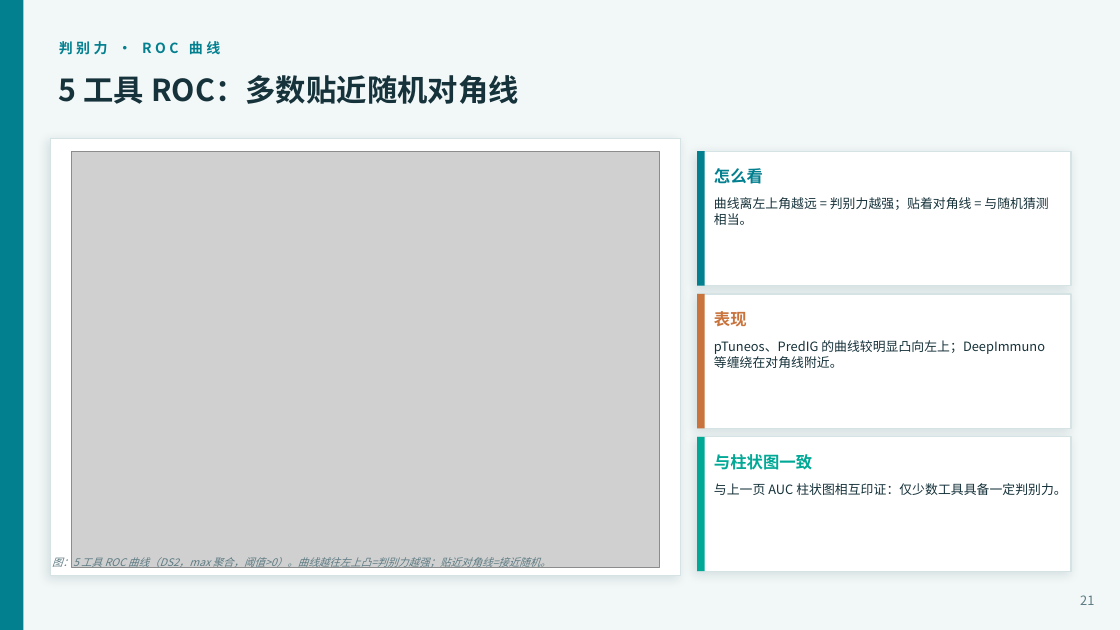
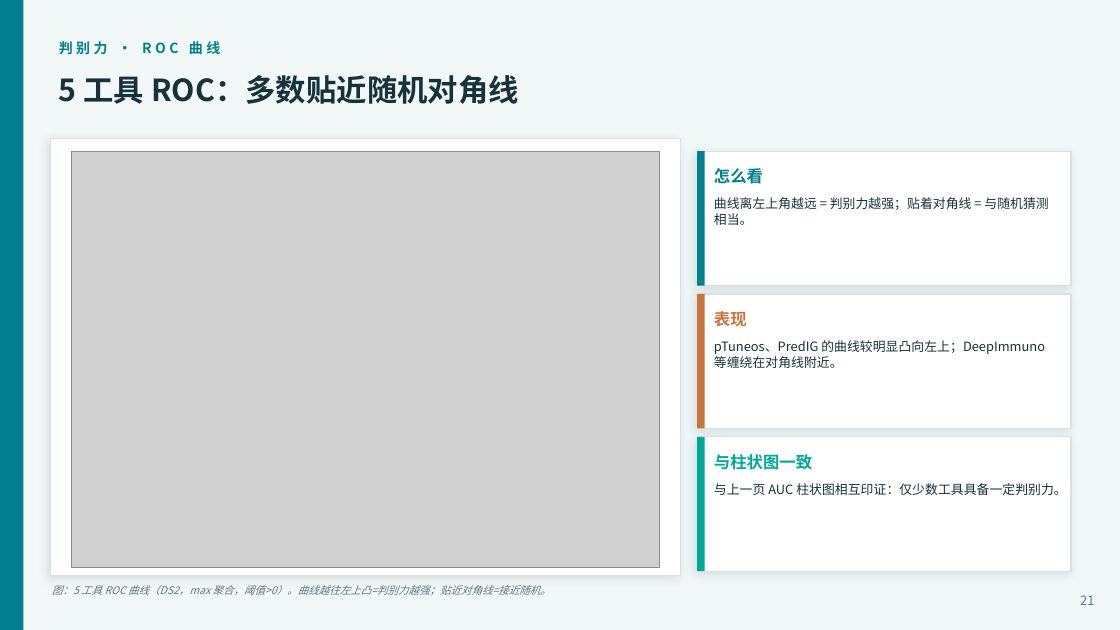
Before and after one commit to legacccY/YJ-Agent, a slide deck: slide 21 of project/meeting/QuantImmuBench/QuantImmuBench_5工具横评_2026-06-25.pptx. Drawn at 1120x630 pixels with LibreOffice and Linux fonts; fonts in the diff are those of the drawing; grey boxes stand for pictures. Boxes give left, top, right and bottom in pixels: in the first picture for what was removed or moved away, otherwise in the second. Text is boxed around its words. In the diff, an @@ line names an element or a change of style, - is before the commit and + after.

```diff
--- a/project/meeting/QuantImmuBench/QuantImmuBench_5工具横评_2026-06-25.pptx
+++ b/project/meeting/QuantImmuBench/QuantImmuBench_5工具横评_2026-06-25.pptx
@@ text "图：5 工具 ROC 曲线（DS2，max 聚合，阈值>0）。曲线越往左上凸=判别力越强；贴近对角线=接近随机。" rewrapped from <box>52,555,551,570</box> to <box>52,585,551,595</box> @@
```
Also in this commit, not shown: 7 other slides changed, 1 other file.
